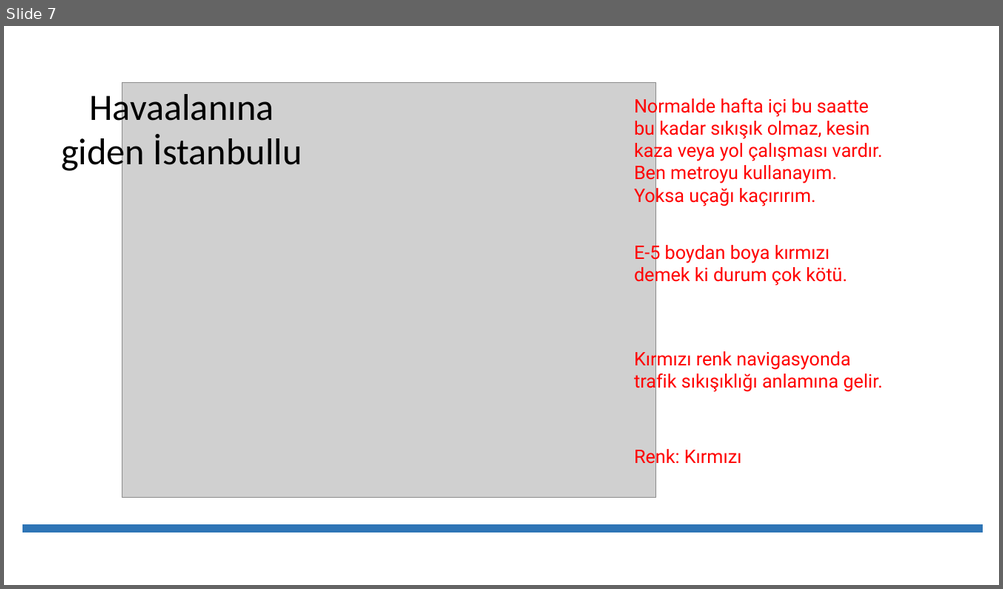
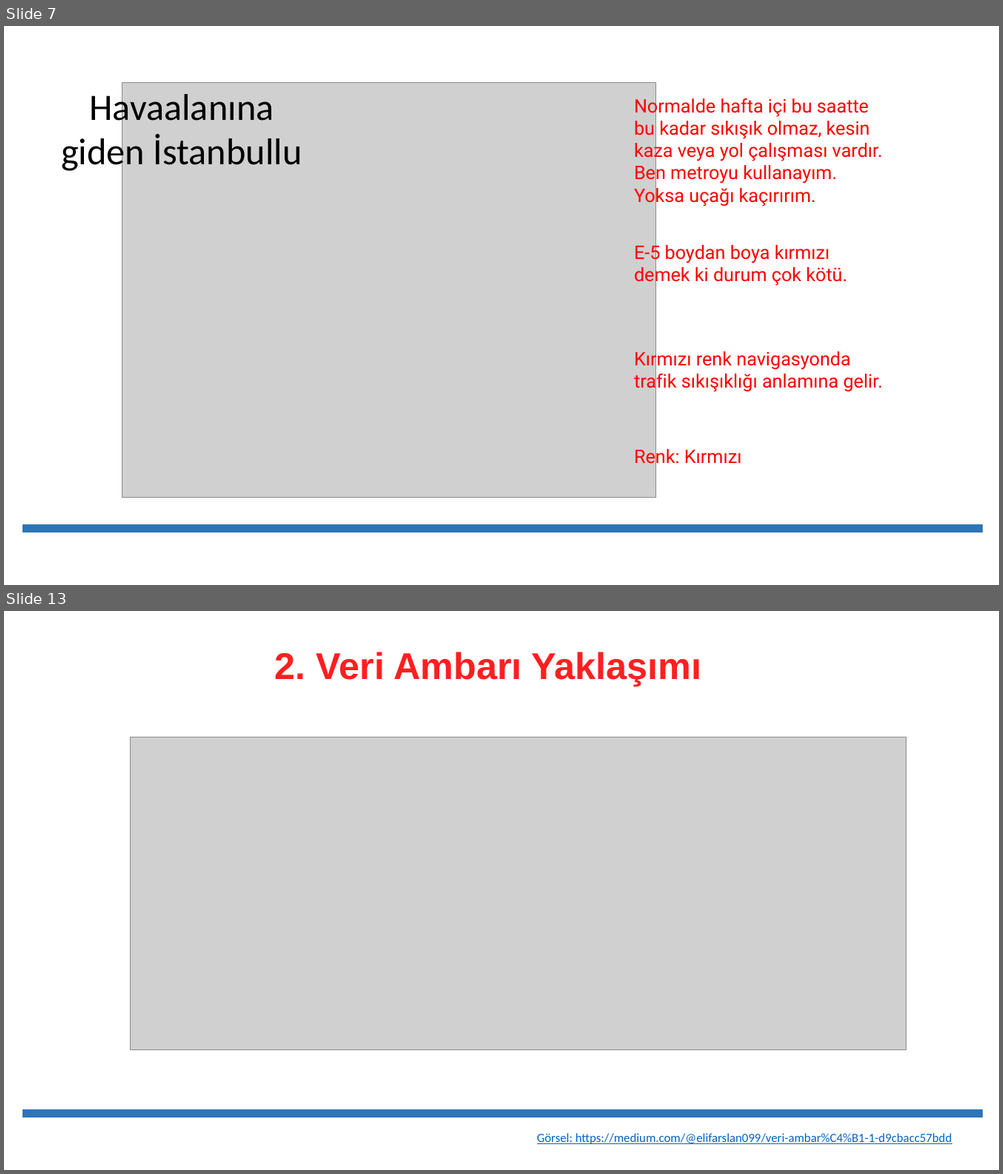
Before and after one commit to erkansirin78/preprocessing-analysis-ml-dl-big-data, a slide deck: 08_etl/01_ETL_Darawarehouse.pptx. Shown one above the other, each under a label of ours: slide 7 before the commit, slides 7 and 13 after it; the slides between them are not shown. The pictures are 1003x589 and 1003x1174 pixels, drawn with LibreOffice and Linux fonts; fonts in the diff are those of the drawing; grey boxes stand for pictures. Boxes give left, top, right and bottom in pixels: in the first picture for what was removed or moved away, otherwise in the second. Text is boxed around its words. In the diff, an @@ line names an element or a change of style, - is before the commit and + after.

```diff
--- a/08_etl/01_ETL_Darawarehouse.pptx
+++ b/08_etl/01_ETL_Darawarehouse.pptx
@@ slide 13 added at (4,611,999,1170), background #FFFFFF @@
@@ text added at (275,652,702,686), 36 pt, text #FF1F20, bold @@
+2. Veri Ambarı Yaklaşımı
@@ picture added at (130,737,906,1051) @@
@@ line added from (22, 1114) to (983, 1114), #2E75B6 8 pt @@
@@ text added at (537,1133,952,1145), 12 pt, text #0563C1, underline @@
+Görsel: https://medium.com/@elifarslan099/veri-ambar%C4%B1-1-d9cbacc57bdd
```
Also in this commit, not shown: 4 slides changed, 33 other slides added, 34 other files.
